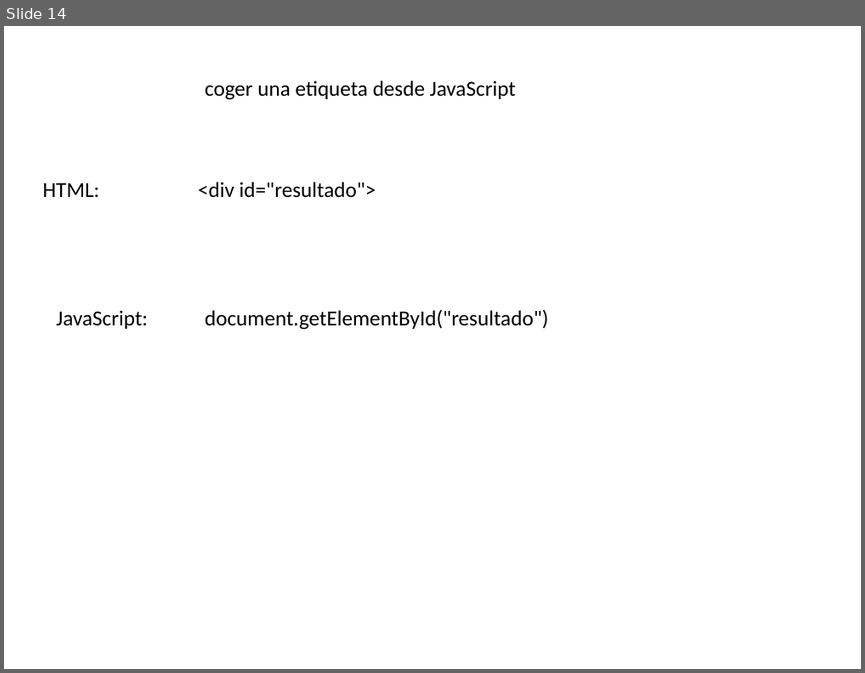
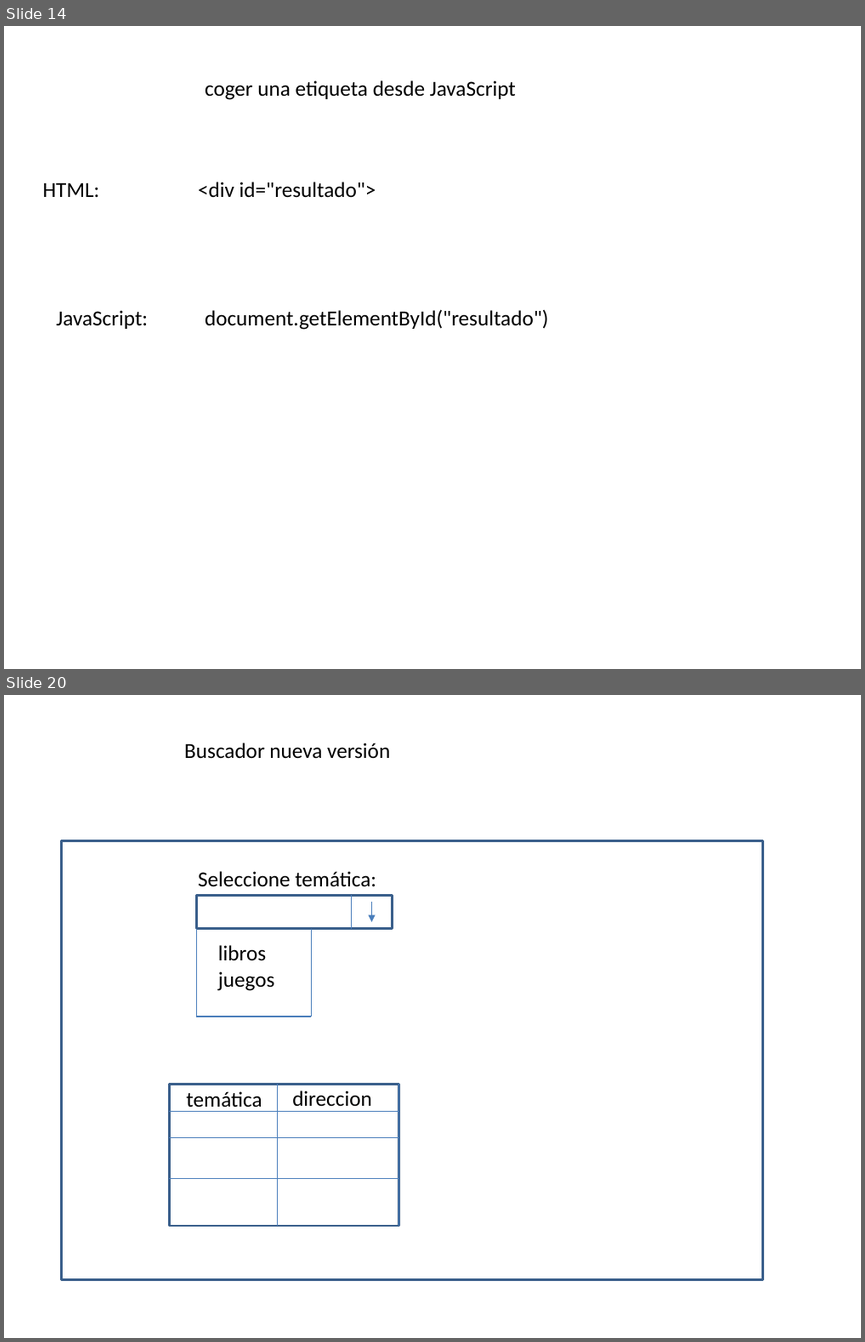
Before and after one commit to amartinsierra/javascript2025, a slide deck: pizarra.pptx. Shown one above the other, each under a label of ours: slide 14 before the commit, slides 14 and 20 after it; the slides between them are not shown. The pictures are 865x673 and 865x1342 pixels, drawn with LibreOffice and Linux fonts; fonts in the diff are those of the drawing. Boxes give left, top, right and bottom in pixels: in the first picture for what was removed or moved away, otherwise in the second. Text is boxed around its words. In the diff, an @@ line names an element or a change of style, - is before the commit and + after.

```diff
--- a/pizarra.pptx
+++ b/pizarra.pptx
@@ slide 20 added at [4,695,861,1338], background #FFFFFF @@
@@ text added at [184,743,390,759], 18 pt, text #000000 @@
+Buscador nueva versión
@@ rectangle added at [62,840,763,1279], outline #3A5F8C 2 pt @@
@@ text added at [198,871,376,887], 18 pt, text #000000 @@
+Seleccione temática:
@@ rectangle added at [196,895,392,928], outline #3A5F8C 2 pt @@
@@ line added from (352, 895) to (352, 929), #4B7EBC 0.75 pt @@
@@ arrow added from (371, 902) to (371, 922), #4B7EBC 0.75 pt @@
@@ line added from (196, 929) to (196, 1016), #4B7EBC 0.75 pt @@
@@ text added at [218,945,275,991], 18 pt, text #000000 @@
+libros
+juegos
@@ line added from (311, 1016) to (311, 929), #4B7EBC 0.75 pt @@
@@ line added from (196, 1016) to (311, 1016), #4B7EBC 0.75 pt @@
@@ rectangle added at [170,1084,399,1225], outline #3A5F8C 2 pt @@
@@ text added at [186,1091,262,1111], 18 pt, text #000000 @@
+temática
@@ line added from (278, 1084) to (278, 1225), #4B7EBC 0.75 pt @@
@@ text added at [292,1090,371,1106], 18 pt, text #000000 @@
+direccion
@@ line added from (399, 1084) to (399, 1225), #4B7EBC 0.75 pt @@
@@ line added from (170, 1111) to (399, 1111), #4B7EBC 0.75 pt @@
@@ line added from (170, 1138) to (399, 1138), #4B7EBC 0.75 pt @@
@@ line added from (170, 1179) to (399, 1179), #4B7EBC 0.75 pt @@
```
Also in this commit, not shown: 8 other slides added.
